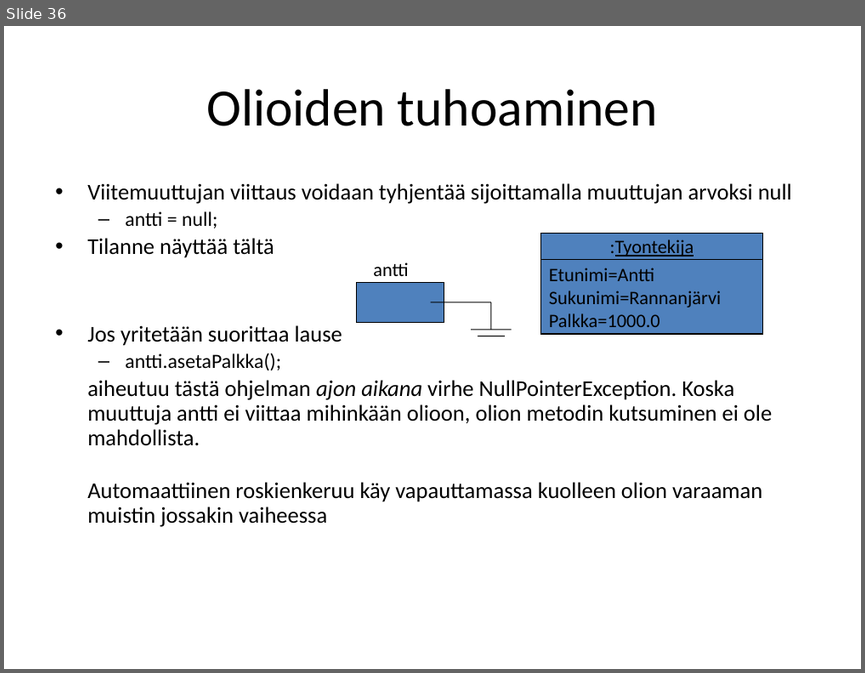
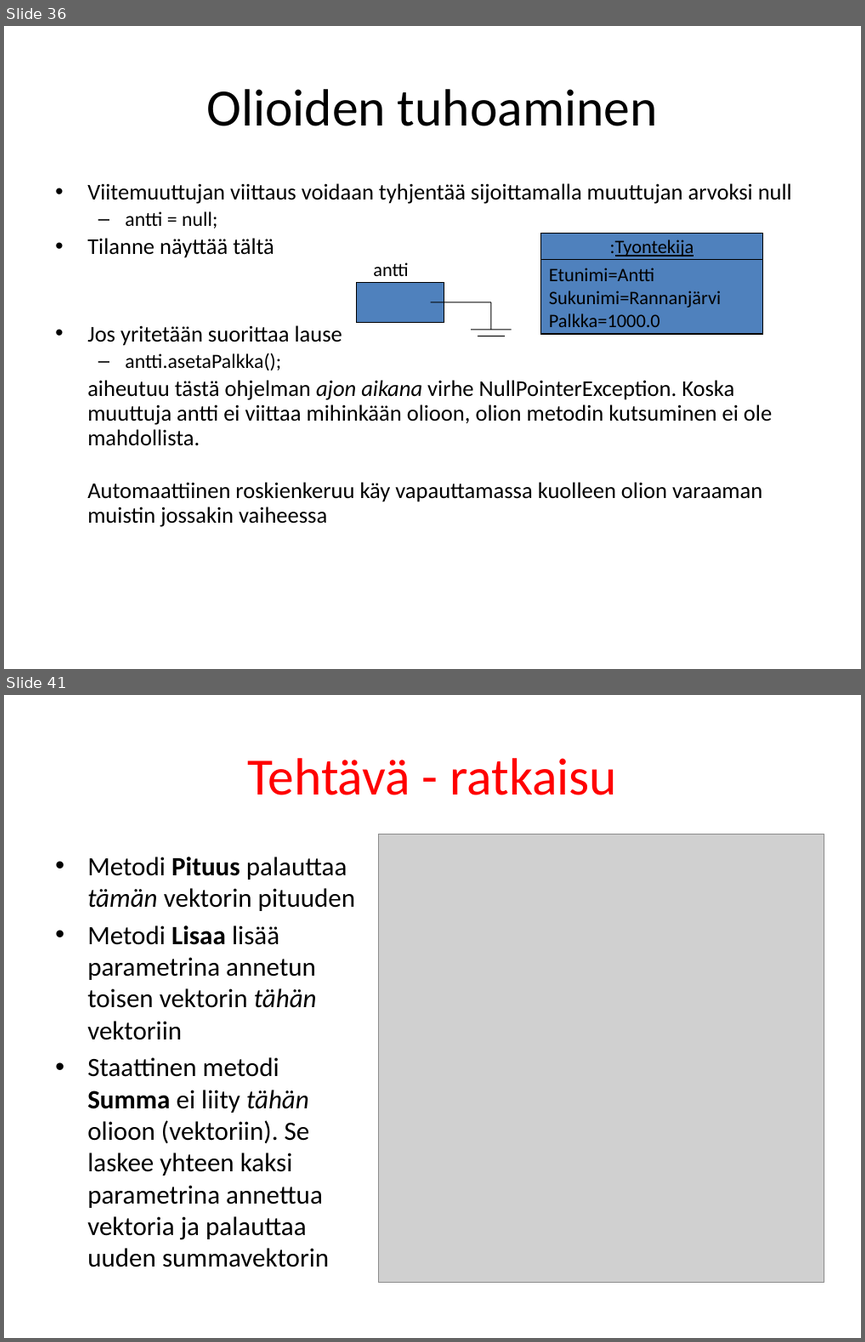
Before and after one commit to lpemake/TITE13oh, a slide deck: Olio-ohjelmointi.pptx. Shown one above the other, each under a label of ours: slide 36 before the commit, slides 36 and 41 after it; the slides between them are not shown. The pictures are 865x673 and 865x1342 pixels, drawn with LibreOffice and Linux fonts; fonts in the diff are those of the drawing; grey boxes stand for pictures. Boxes give left, top, right and bottom in pixels: in the first picture for what was removed or moved away, otherwise in the second. Text is boxed around its words. In the diff, an @@ line names an element or a change of style, - is before the commit and + after.

```diff
--- a/Olio-ohjelmointi.pptx
+++ b/Olio-ohjelmointi.pptx
@@ slide 41 added at (4,695,861,1338), background #FFFFFF @@
@@ title added at (247,758,618,795), 44 pt, text #FF0000 @@
+Tehtävä - ratkaisu
@@ picture added at (378,834,824,1281) @@
@@ text added at (87,857,356,1267), 22.2 pt, text #000000 @@
+• Metodi Pituus palauttaa tämän vektorin pituuden
+• Metodi Lisaa lisää parametrina annetun toisen vektorin tähän vektoriin
+• Staattinen metodi Summa ei liity tähän olioon (vektoriin). Se laskee yhteen kaksi parametrina annettua vektoria ja palauttaa uuden summavektorin
```
Also in this commit, not shown: 1 slide changed, 97 other slides added, 58 other files.
